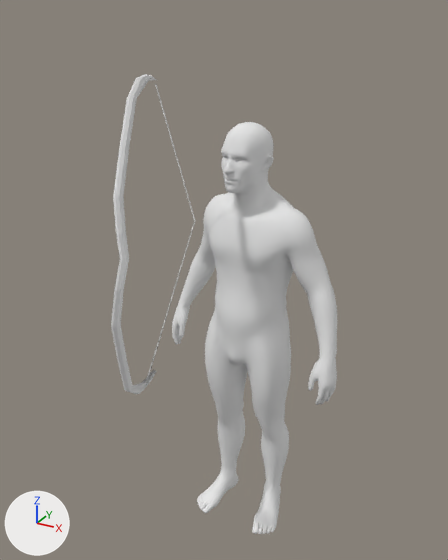
A saved change to the glTF model Statics/LIFESHAVE/ready2.glb.
Both versions are drawn from a 50 mm camera at (1.0, -2.02, 2.12) aimed at (-0.02, -0.16, 1.19). The axes (+X, +Y, +Z) are drawn at lower left. The lights are the same throughout. Where no turn or scale is listed for an object, it has been applied to the vertices. Vertices at the same position are counted once.

Names of what the first picture shows: 'Realistic_White_Male_Low_Poly_Default OBJ.001_0', '円柱', '立方体'.
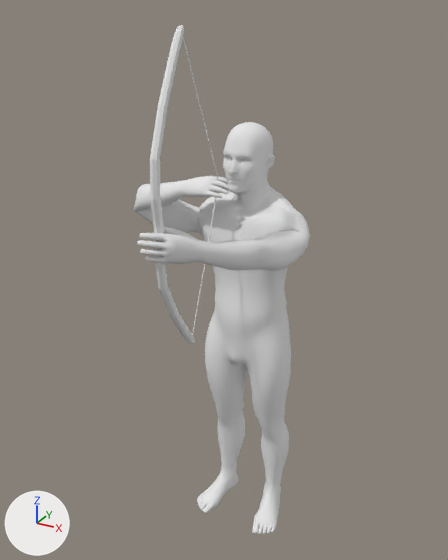
Changed parts and their boxes (x1, y1, x2, y2) in the pictures (448 x 560 px; the box of a moved part takes in the faces that stretch with it):
'Realistic_White_Male_Low_Poly_Default OBJ.001_0', reshaped (7% wider)
    before: (172, 122, 337, 534)
    after: (134, 122, 310, 534)
'立方体', reshaped, moved, turned, rescaled
    before: (111, 74, 157, 394)
    after: (150, 25, 195, 344)
'円柱', moved, turned, rescaled
    before: (147, 84, 195, 379)
    after: (183, 37, 219, 335)
part 1 of me_realistic_white_male_low_poly_default_obj_001_0, moved or reshaped
    before: (172, 123, 337, 405)
    after: (134, 123, 310, 306)

The change in detail:
me_realistic_white_male_low_poly_default_obj_001_0 is used by ob_realistic_white_male_low_poly_default_obj_001_0; location (0.0, 0.0, 0.0).
me_realistic_white_male_low_poly_default_obj_001_0 had 4944 vertices, 9884 faces and spanned x -0.4..0.4, y -0.16..0.19, z 0.0..1.75.
me_realistic_white_male_low_poly_default_obj_001_0 now has 4944 vertices, 9884 faces and spans x -0.46..0.26, y -0.67..0.15, z 0.0..1.75.
me_realistic_white_male_low_poly_default_obj_001_0 part 1: 3170 of 4944 vertices moved; they spanned x -0.4..0.4, y -0.15..0.19, z 0.72..1.75 and now span x -0.46..0.26, y -0.67..0.12, z 1.08..1.75; mean shift (-0.02, -0.13, 0.21); largest move (0.37, -0.08, 0.72) -> (-0.03, -0.67, 1.5).
me_mesh is used by ob_立方体; location (-0.205, -0.398, 1.369); rotation (0.0207, 0.0776, 1.763), in degrees (1.2, 4.4, 101); scale (1.0, 0.7, 0.7).
me_mesh had 106 vertices, 208 faces and spanned x -0.23..0.08, y -0.03..0.03, z -0.78..0.81.
me_mesh now has 106 vertices, 208 faces and spans x -0.17..0.13, y -0.02..0.02, z -0.78..0.76.
me_mesh part 2: 106 of 106 vertices moved; they spanned x -0.23..0.08, y -0.03..0.03, z -0.78..0.81 and now span x -0.17..0.13, y -0.02..0.02, z -0.78..0.76; mean shift (0.09, 0.0, -0.01); largest move (-0.1, 0.01, -0.71) -> (0.06, 0.0, -0.65).
Object '円柱' (ob_円柱) turns from (1.2, 4.4, 101) to (0, 0, 0) degrees about x, y and z.
Object '円柱' (ob_円柱) is rescaled from (1.0, 0.7, 0.7) to (1.0, 1.0, 1.0).
Object '円柱' (ob_円柱) moves from (-0.205, -0.398, 1.369) to (0.0531, -0.00149, 0.00485).
Object '立方体' (ob_立方体) turns from (1.2, 4.4, 101) to (0, 0, 0) degrees about x, y and z.
Object '立方体' (ob_立方体) is rescaled from (1.0, 0.7, 0.7) to (1.0, 1.0, 1.0).
In object '立方体' (ob_立方体), parent is now set to ob_アーマチュア_002.
Object '立方体' (ob_立方体) moves from (-0.205, -0.398, 1.369) to (-0.0384, -0.00149, -0.0017).
Object 'アーマチュア.002' (ob_アーマチュア_002) is new.
Its location is (-0.0419, -0.428, 1.543).
Its rotation in degrees is (-0.3, -1.6, 104).
Its scale is (1.0, 0.7, 0.7).
